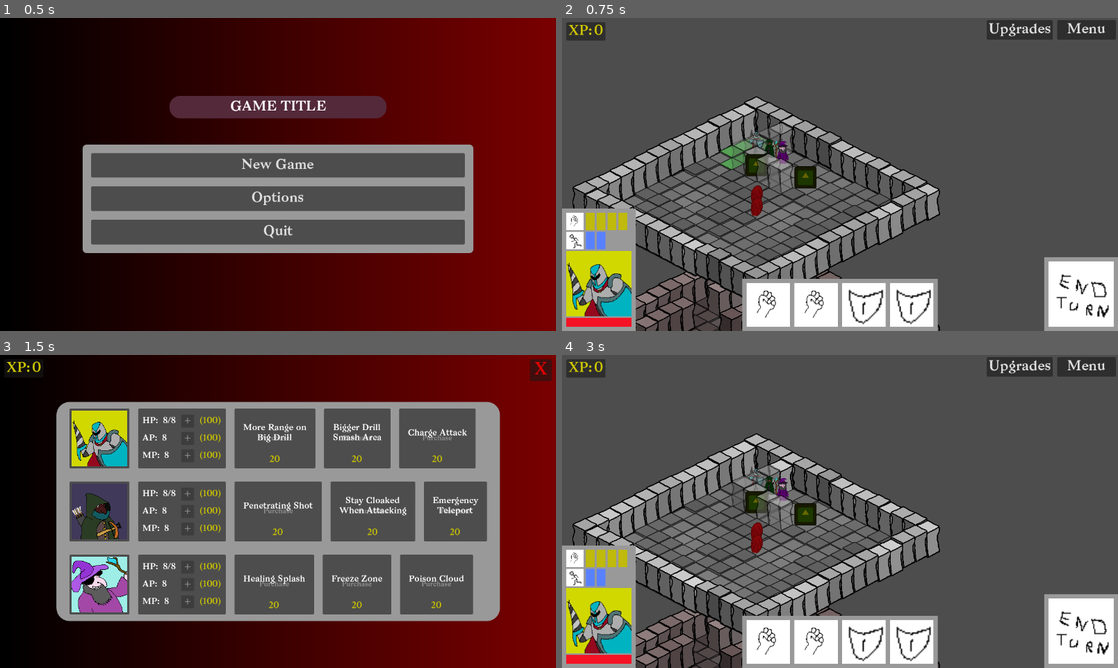
Above: before the commit, frames 1-4 (two rows, left to right).
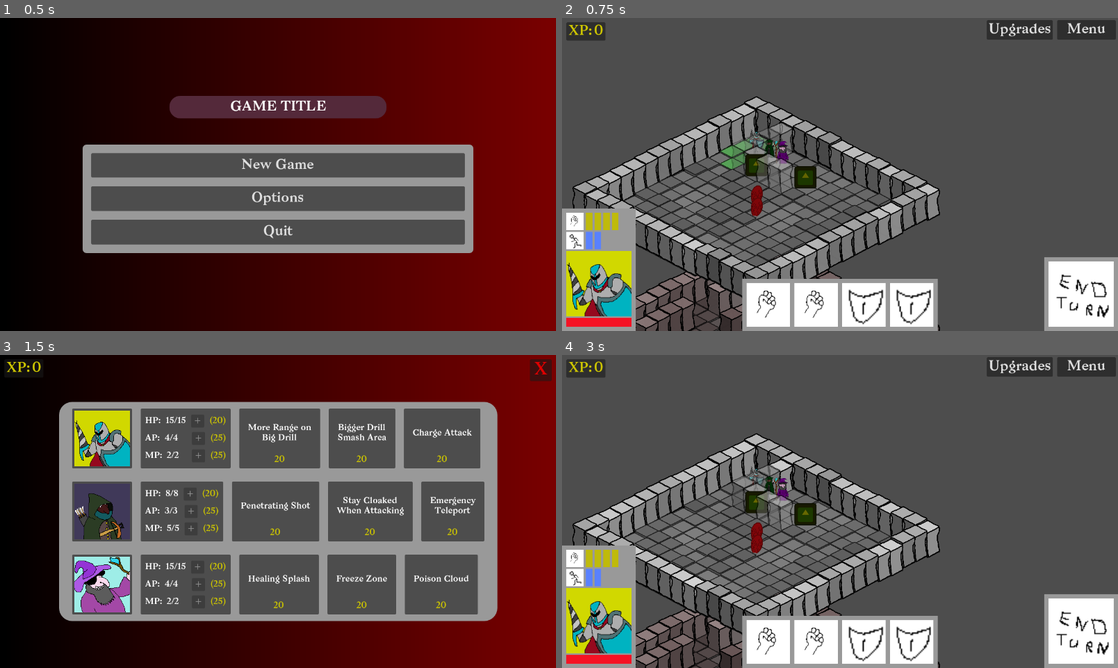
Above: after the commit, the same moments.

Repository: CiaranWoodward/LD57
Game: Godot game, scene res://scenes/main.tscn
Same seed, same stepped clock (60 frames per second), same inputs: the game is played once before the commit and once after it. The engine's default icon, where the game draws it, is replaced by a stand-in: a white triangle on a blue panel in a dark square. Sound files missing from this copy of the repository are replaced by a short silence.
Inputs (mouse positions are in pixels of both pictures, inside the frame that each line leads up to):
- Up to frame 1 (0.5 s): no input
- Up to frame 2 (0.75 s): click "New Game" at 0.5 s
- Up to frame 3 (1.5 s): click "Upgrades" at 1.25 s
- Up to frame 4 (3 s): click "X" at 2 s; click (767, 642) at 2.75 s

Frame 1 is identical in both runs. In frame 2, 0.3% of the frame differs, in the area x 5-12%, y 62-74%; in frame 3, 10%, in the area x 10-90%, y 14-86%; in frame 4, 0.3%.

Commit message:
Integrate upgrade menu and global XP system enhancements
- Added an UpgradeMenu class to manage player upgrades and connect to player entities.
- Updated Global.gd to include a reference to the upgrade menu for better accessibility.
- Refactored player experience handling to utilize the global XP system, ensuring consistent experience tracking across players.
- Enhanced UI elements in the ability panel and stats panel to reflect changes in the global XP system.
- Adjusted various player scripts to connect to the global XP system for experience management and upgrades.

Diff:
--- a/Global.gd
+++ b/Global.gd
@@ -6,6 +6,7 @@
 var debug_mode: bool = true
 var current_level: int = 1
 var hud : HUD = null
+var upgrade_menu : UpgradeMenu = null
 var xp: int = 0  # Global XP counter shared between all players
 
 # Additional tracking variables
--- a/Players/PlayerEntity.gd
+++ b/Players/PlayerEntity.gd
@@ -7,7 +7,6 @@
 @export var movement_points: int = 3
 @export var max_movement_points: int = 3
 @export var abilities: Array = []
-@export var experience: int = 0
 @export var level: int = 1
 
 # Visual properties
@@ -31,6 +30,7 @@
 func _ready():
 	super._ready()
 	configure_player()
+	Global.upgrade_menu.connect_to_entity(self)
 
 # Override to configure class-specific properties in subclasses
 func configure_player():
@@ -137,10 +137,10 @@
 
 # Add experience and handle level up if needed
 func add_experience(amount: int):
-	experience += amount
+	Global.add_xp(amount)
 
 	# Simple leveling formula: level = experience / 100 + 1
-	var new_level = (experience / 100) + 1
+	var new_level = (Global.xp / 100) + 1
 
 	if new_level > level:
 		level = new_level
--- a/Players/ScoutPlayer.gd
+++ b/Players/ScoutPlayer.gd
@@ -138,7 +138,6 @@
 				if is_cloaked:
 					cancel_cloak()
 
-				action_points -= cost
 				return true  # Return true even if we didn't hit anything, as the ability was still used
 
 			print("ScoutPlayer: " + entity_name + " line_shot failed - invalid target")
@@ -154,7 +153,6 @@
 			# Apply cloak effect
 			is_cloaked = true
 			cloak_turns_remaining = 2
-			action_points -= cost
 			print("ScoutPlayer: " + entity_name + " activates cloak for 2 turns")
 
 			# Play poof and hide animation
--- a/Players/WizardPlayer.gd
+++ b/Players/WizardPlayer.gd
@@ -110,15 +110,11 @@
 								apply_fireball_explosion(impact_pos)
 							)
 
-							# Deduct action points
-							action_points -= cost
 							return true
 
 				# Fallback if no projectile spawner - apply the damage directly
 				apply_fireball_explosion(impact_pos)
 
-				# Deduct action points
-				action_points -= cost
 				return true
 
 			print("WizardPlayer: " + entity_name + " fireball failed - invalid target")
--- a/UI/HUD.tscn
+++ b/UI/HUD.tscn
@@ -78,27 +78,42 @@
 expand_mode = 2
 
 [node name="ColorRect6" type="ColorRect" parent="Info/InfoMargin/InfoVBox/ActHBox"]
-custom_minimum_size = Vector2(20, 40)
+custom_minimum_size = Vector2(15, 40)
 layout_mode = 2
 color = Color(0.749751, 0.731299, 0.045859, 1)
 
 [node name="ColorRect7" type="ColorRect" parent="Info/InfoMargin/InfoVBox/ActHBox"]
-custom_minimum_size = Vector2(20, 40)
+custom_minimum_size = Vector2(15, 40)
 layout_mode = 2
 color = Color(0.749751, 0.731299, 0.045859, 1)
 
 [node name="ColorRect8" type="ColorRect" parent="Info/InfoMargin/InfoVBox/ActHBox"]
-custom_minimum_size = Vector2(20, 40)
+custom_minimum_size = Vector2(15, 40)
 layout_mode = 2
 color = Color(0.749751, 0.731299, 0.045859, 1)
 
 [node name="ColorRect9" type="ColorRect" parent="Info/InfoMargin/InfoVBox/ActHBox"]
-custom_minimum_size = Vector2(20, 40)
+custom_minimum_size = Vector2(15, 40)
 layout_mode = 2
 color = Color(0.749751, 0.731299, 0.045859, 1)
 
 [node name="ColorRect10" type="ColorRect" parent="Info/InfoMargin/InfoVBox/ActHBox"]
-custom_minimum_size = Vector2(20, 40)
+custom_minimum_size = Vector2(15, 40)
+layout_mode = 2
+color = Color(0.749751, 0.731299, 0.045859, 1)
+
+[node name="ColorRect11" type="ColorRect" parent="Info/InfoMargin/InfoVBox/ActHBox"]
+custom_minimum_size = Vector2(15, 40)
+layout_mode = 2
+color = Color(0.749751, 0.731299, 0.045859, 1)
+
+[node name="ColorRect12" type="ColorRect" parent="Info/InfoMargin/InfoVBox/ActHBox"]
+custom_minimum_size = Vector2(15, 40)
+layout_mode = 2
+color = Color(0.749751, 0.731299, 0.045859, 1)
+
+[node name="ColorRect13" type="ColorRect" parent="Info/InfoMargin/InfoVBox/ActHBox"]
+custom_minimum_size = Vector2(15, 40)
 layout_mode = 2
 color = Color(0.749751, 0.731299, 0.045859, 1)
 
@@ -113,27 +128,42 @@
 expand_mode = 2
 
 [node name="ColorRect" type="ColorRect" parent="Info/InfoMargin/InfoVBox/MoveHBox"]
-custom_minimum_size = Vector2(20, 40)
+custom_minimum_size = Vector2(15, 40)
 layout_mode = 2
 color = Color(0.348878, 0.504725, 1, 1)
 
 [node name="ColorRect2" type="ColorRect" parent="Info/InfoMargin/InfoVBox/MoveHBox"]
-custom_minimum_size = Vector2(20, 40)
+custom_minimum_size = Vector2(15, 40)
 layout_mode = 2
 color = Color(0.348878, 0.504725, 1, 1)
 
 [node name="ColorRect3" type="ColorRect" parent="Info/InfoMargin/InfoVBox/MoveHBox"]
-custom_minimum_size = Vector2(20, 40)
+custom_minimum_size = Vector2(15, 40)
 layout_mode = 2
 color = Color(0.348878, 0.504725, 1, 1)
 
 [node name="ColorRect4" type="ColorRect" parent="Info/InfoMargin/InfoVBox/MoveHBox"]
-custom_minimum_size = Vector2(20, 40)
+custom_minimum_size = Vector2(15, 40)
 layout_mode = 2
 color = Color(0.348878, 0.504725, 1, 1)
 
 [node name="ColorRect5" type="ColorRect" parent="Info/InfoMargin/InfoVBox/MoveHBox"]
-custom_minimum_size = Vector2(20, 40)
+custom_minimum_size = Vector2(15, 40)
+layout_mode = 2
+color = Color(0.348878, 0.504725, 1, 1)
+
+[node name="ColorRect6" type="ColorRect" parent="Info/InfoMargin/InfoVBox/MoveHBox"]
+custom_minimum_size = Vector2(15, 40)
+layout_mode = 2
+color = Color(0.348878, 0.504725, 1, 1)
+
+[node name="ColorRect7" type="ColorRect" parent="Info/InfoMargin/InfoVBox/MoveHBox"]
+custom_minimum_size = Vector2(15, 40)
+layout_mode = 2
+color = Color(0.348878, 0.504725, 1, 1)
+
+[node name="ColorRect8" type="ColorRect" parent="Info/InfoMargin/InfoVBox/MoveHBox"]
+custom_minimum_size = Vector2(15, 40)
 layout_mode = 2
 color = Color(0.348878, 0.504725, 1, 1)
 
--- a/UI/ability_panel.gd
+++ b/UI/ability_panel.gd
@@ -57,9 +57,7 @@
 func _update_button_state():
 	if is_purchased:
 		$AbilityMargin/Button.disabled = true
-		$AbilityMargin/Button.text = "Purchased"
 		$AbilityMargin/Button.modulate = Color(0.5, 0.7, 0.5)  # Gray out the button
 	else:
 		$AbilityMargin/Button.disabled = Global.xp < ability_cost
-		$AbilityMargin/Button.text = "Purchase"
 		$AbilityMargin/Button.modulate = Color(1, 1, 1)  # Reset to normal color
--- a/UI/ability_panel.tscn
+++ b/UI/ability_panel.tscn
@@ -15,6 +15,7 @@
 
 [node name="Button" type="Button" parent="AbilityMargin"]
 layout_mode = 2
+tooltip_text = "Placeholder"
 flat = true
 
 [node name="AbilityVBox" type="VBoxContainer" parent="AbilityMargin"]
@@ -27,8 +28,7 @@
 size_flags_vertical = 6
 mouse_filter = 1
 theme_override_font_sizes/font_size = 20
-text = "Further
-Big Drill Range"
+text = "Placeholder"
 horizontal_alignment = 1
 
 [node name="Cost" type="Label" parent="AbilityMargin/AbilityVBox"]
@@ -36,5 +36,5 @@
 mouse_filter = 1
 theme_override_colors/font_color = Color(0.807843, 0.776471, 0, 1)
 theme_override_font_sizes/font_size = 20
-text = "100"
+text = "0"
 horizontal_alignment = 1
--- a/UI/hud.gd
+++ b/UI/hud.gd
@@ -885,10 +885,11 @@
 
 # Update the XP counter with the current value
 func update_xp_counter(xp_value: int):
-	# Find the XP scene in the main scene
+	# We don't need to set the XP value again since we're already using Global.xp
+	# But we should make sure the XP display is updated
 	var xp_scene = get_node("/root").find_child("XP", true, false)
 	if xp_scene:
-		xp_scene.add_xp(xp_value - xp_scene.get_xp())
+		xp_scene.update_xp()
 		print("HUD: Updated XP counter to " + str(xp_value))
 	else:
 		print("HUD: Could not find XP scene to update")
--- a/UI/menu_upgrade.gd
+++ b/UI/menu_upgrade.gd
@@ -1,6 +1,25 @@
 extends CanvasLayer
+class_name UpgradeMenu
 
 signal upgrade_exit
 
+@onready var heavy_upgrade: Node = $UpgradeMargin/UpgradePanel/UpgradeHBoxMargin/UpgradeVBox/Heavy
+@onready var scout_upgrade: Node = $UpgradeMargin/UpgradePanel/UpgradeHBoxMargin/UpgradeVBox/Scout
+@onready var wizard_upgrade: Node = $UpgradeMargin/UpgradePanel/UpgradeHBoxMargin/UpgradeVBox/Wizard
+
+func _ready() -> void:
+	Global.upgrade_menu = self
+
 func _on_exit_button_pressed() -> void:
 	upgrade_exit.emit()
+
+func _bind_player(player: PlayerEntity, upgrader: Node) -> void:
+	upgrader.get_node("StatsPanel").connect_to_entity(player)
+
+func connect_to_entity(entity: PlayerEntity) -> void:
+	if entity is HeavyPlayer:
+		_bind_player(entity, heavy_upgrade)
+	elif entity is ScoutPlayer:
+		_bind_player(entity, scout_upgrade)
+	elif entity is WizardPlayer:
+		_bind_player(entity, wizard_upgrade)
--- a/UI/menu_upgrade.tscn
+++ b/UI/menu_upgrade.tscn
@@ -46,14 +46,14 @@
 layout_mode = 2
 theme_override_constants/separation = 30
 
-[node name="CharHBox" type="HBoxContainer" parent="UpgradeMargin/UpgradePanel/UpgradeHBoxMargin/UpgradeVBox"]
+[node name="Heavy" type="HBoxContainer" parent="UpgradeMargin/UpgradePanel/UpgradeHBoxMargin/UpgradeVBox"]
 layout_mode = 2
 theme_override_constants/separation = 20
 
-[node name="PortraitPanel" type="PanelContainer" parent="UpgradeMargin/UpgradePanel/UpgradeHBoxMargin/UpgradeVBox/CharHBox"]
-layout_mode = 2
-
-[node name="PortraitMargin" type="MarginContainer" parent="UpgradeMargin/UpgradePanel/UpgradeHBoxMargin/UpgradeVBox/CharHBox/PortraitPanel"]
+[node name="PortraitPanel" type="PanelContainer" parent="UpgradeMargin/UpgradePanel/UpgradeHBoxMargin/UpgradeVBox/Heavy"]
+layout_mode = 2
+
+[node name="PortraitMargin" type="MarginContainer" parent="UpgradeMargin/UpgradePanel/UpgradeHBoxMargin/UpgradeVBox/Heavy/PortraitPanel"]
 custom_minimum_size = Vector2(128, 0)
 layout_mode = 2
 theme_override_constants/margin_left = 5
@@ -61,16 +61,16 @@
 theme_override_constants/margin_right = 5
 theme_override_constants/margin_bottom = 5
 
-[node name="Portrait" type="TextureRect" parent="UpgradeMargin/UpgradePanel/UpgradeHBoxMargin/UpgradeVBox/CharHBox/PortraitPanel/PortraitMargin"]
+[node name="Portrait" type="TextureRect" parent="UpgradeMargin/UpgradePanel/UpgradeHBoxMargin/UpgradeVBox/Heavy/PortraitPanel/PortraitMargin"]
 custom_minimum_size = Vector2(128, 128)
 layout_mode = 2
 texture = ExtResource("2_2tc4k")
 expand_mode = 2
 
-[node name="StatsPanel" parent="UpgradeMargin/UpgradePanel/UpgradeHBoxMargin/UpgradeVBox/CharHBox" instance=ExtResource("3_60wun")]
-layout_mode = 2
-
-[node name="AbilityPanel0" parent="UpgradeMargin/UpgradePanel/UpgradeHBoxMargin/UpgradeVBox/CharHBox" instance=ExtResource("4_ryhlo")]
+[node name="StatsPanel" parent="UpgradeMargin/UpgradePanel/UpgradeHBoxMargin/UpgradeVBox/Heavy" instance=ExtResource("3_60wun")]
+layout_mode = 2
+
+[node name="AbilityPanel0" parent="UpgradeMargin/UpgradePanel/UpgradeHBoxMargin/UpgradeVBox/Heavy" instance=ExtResource("4_ryhlo")]
 layout_mode = 2
 ability_text = "More Range on
 Big Drill"
@@ -81,7 +81,7 @@
 away will also be brought
 down to the next level."
 
-[node name="AbilityPanel1" parent="UpgradeMargin/UpgradePanel/UpgradeHBoxMargin/UpgradeVBox/CharHBox" instance=ExtResource("4_ryhlo")]
+[node name="AbilityPanel1" parent="UpgradeMargin/UpgradePanel/UpgradeHBoxMargin/UpgradeVBox/Heavy" instance=ExtResource("4_ryhlo")]
 layout_mode = 2
 ability_text = "Bigger Drill
 Smash Area"
@@ -92,21 +92,21 @@
 away will also be brought
 down to the next level."
 
-[node name="AbilityPanel2" parent="UpgradeMargin/UpgradePanel/UpgradeHBoxMargin/UpgradeVBox/CharHBox" instance=ExtResource("4_ryhlo")]
+[node name="AbilityPanel2" parent="UpgradeMargin/UpgradePanel/UpgradeHBoxMargin/UpgradeVBox/Heavy" instance=ExtResource("4_ryhlo")]
 layout_mode = 2
 ability_text = "Charge Attack"
 ability_name = "charge_attack"
 ability_cost = 20
 ability_tooltip = "Charge in a straight line towards an enemy and knock them back."
 
-[node name="CharHBox2" type="HBoxContainer" parent="UpgradeMargin/UpgradePanel/UpgradeHBoxMargin/UpgradeVBox"]
+[node name="Scout" type="HBoxContainer" parent="UpgradeMargin/UpgradePanel/UpgradeHBoxMargin/UpgradeVBox"]
 layout_mode = 2
 theme_override_constants/separation = 20
 
-[node name="PortraitPanel" type="PanelContainer" parent="UpgradeMargin/UpgradePanel/UpgradeHBoxMargin/UpgradeVBox/CharHBox2"]
-layout_mode = 2
-
-[node name="PortraitMargin" type="MarginContainer" parent="UpgradeMargin/UpgradePanel/UpgradeHBoxMargin/UpgradeVBox/CharHBox2/PortraitPanel"]
+[node name="PortraitPanel" type="PanelContainer" parent="UpgradeMargin/UpgradePanel/UpgradeHBoxMargin/UpgradeVBox/Scout"]
+layout_mode = 2
+
+[node name="PortraitMargin" type="MarginContainer" parent="UpgradeMargin/UpgradePanel/UpgradeHBoxMargin/UpgradeVBox/Scout/PortraitPanel"]
 custom_minimum_size = Vector2(128, 0)
 layout_mode = 2
 theme_override_constants/margin_left = 5
@@ -114,16 +114,16 @@
 theme_override_constants/margin_right = 5
 theme_override_constants/margin_bottom = 5
 
-[node name="Portrait" type="TextureRect" parent="UpgradeMargin/UpgradePanel/UpgradeHBoxMargin/UpgradeVBox/CharHBox2/PortraitPanel/PortraitMargin"]
+[node name="Portrait" type="TextureRect" parent="UpgradeMargin/UpgradePanel/UpgradeHBoxMargin/UpgradeVBox/Scout/PortraitPanel/PortraitMargin"]
 custom_minimum_size = Vector2(128, 128)
 layout_mode = 2
 texture = ExtResource("3_yruxc")
 expand_mode = 2
 
-[node name="StatsPanel" parent="UpgradeMargin/UpgradePanel/UpgradeHBoxMargin/UpgradeVBox/CharHBox2" instance=ExtResource("3_60wun")]
-layout_mode = 2
-
-[node name="AbilityPanel3" parent="UpgradeMargin/UpgradePanel/UpgradeHBoxMargin/UpgradeVBox/CharHBox2" instance=ExtResource("4_ryhlo")]
+[node name="StatsPanel" parent="UpgradeMargin/UpgradePanel/UpgradeHBoxMargin/UpgradeVBox/Scout" instance=ExtResource("3_60wun")]
+layout_mode = 2
+
+[node name="AbilityPanel3" parent="UpgradeMargin/UpgradePanel/UpgradeHBoxMargin/UpgradeVBox/Scout" instance=ExtResource("4_ryhlo")]
 layout_mode = 2
 ability_text = "Penetrating Shot"
 ability_name = "penetrating_quick_shot"
@@ -131,7 +131,7 @@
 ability_tooltip = "The quick shot ability
 will now penetrate through enemies."
 
-[node name="AbilityPanel4" parent="UpgradeMargin/UpgradePanel/UpgradeHBoxMargin/UpgradeVBox/CharHBox2" instance=ExtResource("4_ryhlo")]
+[node name="AbilityPanel4" parent="UpgradeMargin/UpgradePanel/UpgradeHBoxMargin/UpgradeVBox/Scout" instance=ExtResource("4_ryhlo")]
 layout_mode = 2
 ability_text = "Stay Cloaked
 When Attacking"
@@ -139,7 +139,7 @@
 ability_cost = 20
 ability_tooltip = "The cloak ability will not be broken when attacking."
 
-[node name="AbilityPanel5" parent="UpgradeMargin/UpgradePanel/UpgradeHBoxMargin/UpgradeVBox/CharHBox2" instance=ExtResource("4_ryhlo")]
+[node name="AbilityPanel5" parent="UpgradeMargin/UpgradePanel/UpgradeHBoxMargin/UpgradeVBox/Scout" instance=ExtResource("4_ryhlo")]
 layout_mode = 2
 ability_text = "Emergency
 Teleport"
@@ -147,14 +147,14 @@
 ability_cost = 20
 ability_tooltip = "Teleport to a random other location on the map to evade danger (hopefully)."
 
-[node name="CharHBox3" type="HBoxContainer" parent="UpgradeMargin/UpgradePanel/UpgradeHBoxMargin/UpgradeVBox"]
+[node name="Wizard" type="HBoxContainer" parent="UpgradeMargin/UpgradePanel/UpgradeHBoxMargin/UpgradeVBox"]
 layout_mode = 2
 theme_override_constants/separation = 20
 
-[node name="PortraitPanel" type="PanelContainer" parent="UpgradeMargin/UpgradePanel/UpgradeHBoxMargin/UpgradeVBox/CharHBox3"]
-layout_mode = 2
-
-[node name="PortraitMargin" type="MarginContainer" parent="UpgradeMargin/UpgradePanel/UpgradeHBoxMargin/UpgradeVBox/CharHBox3/PortraitPanel"]
+[node name="PortraitPanel" type="PanelContainer" parent="UpgradeMargin/UpgradePanel/UpgradeHBoxMargin/UpgradeVBox/Wizard"]
+layout_mode = 2
+
+[node name="PortraitMargin" type="MarginContainer" parent="UpgradeMargin/UpgradePanel/UpgradeHBoxMargin/UpgradeVBox/Wizard/PortraitPanel"]
 custom_minimum_size = Vector2(128, 0)
 layout_mode = 2
 theme_override_constants/margin_left = 5
@@ -162,30 +162,30 @@
 theme_override_constants/margin_right = 5
 theme_override_constants/margin_bottom = 5
 
-[node name="Portrait" type="TextureRect" parent="UpgradeMargin/UpgradePanel/UpgradeHBoxMargin/UpgradeVBox/CharHBox3/PortraitPanel/PortraitMargin"]
+[node name="Portrait" type="TextureRect" parent="UpgradeMargin/UpgradePanel/UpgradeHBoxMargin/UpgradeVBox/Wizard/PortraitPanel/PortraitMargin"]
 custom_minimum_size = Vector2(128, 128)
 layout_mode = 2
 texture = ExtResource("4_60wun")
 expand_mode = 2
 
-[node name="StatsPanel" parent="UpgradeMargin/UpgradePanel/UpgradeHBoxMargin/UpgradeVBox/CharHBox3" instance=ExtResource("3_60wun")]
-layout_mode = 2
-
-[node name="AbilityPanel3" parent="UpgradeMargin/UpgradePanel/UpgradeHBoxMargin/UpgradeVBox/CharHBox3" instance=ExtResource("4_ryhlo")]
+[node name="StatsPanel" parent="UpgradeMargin/UpgradePanel/UpgradeHBoxMargin/UpgradeVBox/Wizard" instance=ExtResource("3_60wun")]
+layout_mode = 2
+
+[node name="AbilityPanel3" parent="UpgradeMargin/UpgradePanel/UpgradeHBoxMargin/UpgradeVBox/Wizard" instance=ExtResource("4_ryhlo")]
 layout_mode = 2
 ability_text = "Healing Splash"
 ability_name = "healing_aoe"
 ability_cost = 20
 ability_tooltip = "Area-of-effect minor healing"
 
-[node name="AbilityPanel4" parent="UpgradeMargin/UpgradePanel/UpgradeHBoxMargin/UpgradeVBox/CharHBox3" instance=ExtResource("4_ryhlo")]
+[node name="AbilityPanel4" parent="UpgradeMargin/UpgradePanel/UpgradeHBoxMargin/UpgradeVBox/Wizard" instance=ExtResource("4_ryhlo")]
 layout_mode = 2
 ability_text = "Freeze Zone"
 ability_name = "freeze_aoe"
 ability_cost = 20
 ability_tooltip = "Area-of-effect freeze spell"
 
-[node name="AbilityPanel5" parent="UpgradeMargin/UpgradePanel/UpgradeHBoxMargin/UpgradeVBox/CharHBox3" instance=ExtResource("4_ryhlo")]
+[node name="AbilityPanel5" parent="UpgradeMargin/UpgradePanel/UpgradeHBoxMargin/UpgradeVBox/Wizard" instance=ExtResource("4_ryhlo")]
 layout_mode = 2
 ability_text = "Poison Cloud"
 ability_name = "poison_aoe"
--- a/UI/stats_panel.gd
+++ b/UI/stats_panel.gd
@@ -4,6 +4,9 @@
 
 # Constants for stat types
 enum StatType { HP, AP, MP }
+
+# Maximum stat values
+const MAX_AP_MP: int = 8
 
 # Connected entity
 var connected_entity: PlayerEntity = null
@@ -39,6 +42,9 @@
 	hp_upgrade_button.pressed.connect(_on_hp_upgrade_pressed)
 	ap_upgrade_button.pressed.connect(_on_ap_upgrade_pressed)
 	mp_upgrade_button.pressed.connect(_on_mp_upgrade_pressed)
+
+	# Connect to Global XP changes
+	Global.xp_changed.connect(_on_global_xp_changed)
 
 	# Initially disable buttons until entity is connected
 	_update_button_states()
@@ -104,39 +110,42 @@
 		if connected_entity.current_health < connected_entity.max_health:
 			# Just heal if not at max health
 			var heal_cost = hp_upgrade_cost / 2
-			connected_entity.experience -= heal_cost
+			Global.add_xp(-heal_cost)
 			connected_entity.heal_damage(connected_entity.max_health)
 		else:
 			# Upgrade max health
-			connected_entity.experience -= get_upgrade_cost(StatType.HP)
+			Global.add_xp(-get_upgrade_cost(StatType.HP))
 			connected_entity.max_health += 2
 			connected_entity.heal_damage(2) # Also heal by the amount increased
 			hp_upgrades += 1
 
 		_update_cost_labels()
 		_update_button_states()
+		_update_hp_display()
 		emit_signal("stat_upgraded", StatType.HP)
 
 func _on_ap_upgrade_pressed():
 	if connected_entity and can_afford_upgrade(StatType.AP):
-		connected_entity.experience -= get_upgrade_cost(StatType.AP)
+		Global.add_xp(-get_upgrade_cost(StatType.AP))
 		connected_entity.max_action_points += 1
 		connected_entity.action_points += 1
 		ap_upgrades += 1
 
 		_update_cost_labels()
 		_update_button_states()
+		_update_ap_display()
 		emit_signal("stat_upgraded", StatType.AP)
 
 func _on_mp_upgrade_pressed():
 	if connected_entity and can_afford_upgrade(StatType.MP):
-		connected_entity.experience -= get_upgrade_cost(StatType.MP)
+		Global.add_xp(-get_upgrade_cost(StatType.MP))
 		connected_entity.max_movement_points += 1
 		connected_entity.movement_points += 1
 		mp_upgrades += 1
 
 		_update_cost_labels()
 		_update_button_states()
+		_update_mp_display()
 		emit_signal("stat_upgraded", StatType.MP)
 
 # Update UI displays
@@ -183,7 +192,13 @@
 	if not connected_entity:
 		return false
 
-	return connected_entity.experience >= get_upgrade_cost(stat_type)
+	# Check max limits for AP and MP
+	if stat_type == StatType.AP and connected_entity.max_action_points >= MAX_AP_MP:
+		return false
+	if stat_type == StatType.MP and connected_entity.max_movement_points >= MAX_AP_MP:
+		return false
+
+	return Global.xp >= get_upgrade_cost(stat_type)
 
 # Update button enabled/disabled states based on affordability
 func _update_button_states():
@@ -195,3 +210,7 @@
 		hp_upgrade_button.disabled = true
 		ap_upgrade_button.disabled = true
 		mp_upgrade_button.disabled = true
+
+# Handle Global XP changes
+func _on_global_xp_changed(_new_xp: int):
+	_update_button_states()
--- a/UI/xp.gd
+++ b/UI/xp.gd
@@ -1,38 +1,41 @@
 extends CanvasLayer
 
-var current_xp : int = 0
-var total_xp : int = 0
+# Returns current XP
+func get_xp() -> int:
+	return Global.xp
 
-#Returns current XP
-func get_xp() -> int :
-	return current_xp
+# Returns total XP earned (including spent XP)
+func get_total_xp() -> int:
+	return Global.total_xp_acquired
 
+# Update the XP display
+func update_xp() -> void:
+	$XPMargin/XPPanel/XPLabelMargin/XPHBox/XPValLabel.text = str(Global.xp)
 
-func get_total_xp() -> int :
-	return total_xp
+# Adds to XP (negative numbers allowed). Returns 0 on success, 1 if unaffordable
+func add_xp(amount) -> int:
+	# Use Global's add_xp functionality
+	if amount < 0 && Global.xp + amount < 0:
+		# Can't afford it
+		return 1
 
+	# Add the XP through Global
+	Global.add_xp(amount)
 
-func update_xp() -> void :
-	$XPMargin/XPPanel/XPLabelMargin/XPHBox/XPValLabel.text = str(current_xp)
+	# No need to update UI here as Global's signal will trigger updates
+	return 0
 
+# Reset XP counters
+func reset_xp() -> void:
+	Global.reset_stats()
 
-#Adds to current XP (negative numbers allowed). Returns 0 on success, 1 if unaffordable
-func add_xp(amount) -> int :
+func _ready():
+	# Connect to Global's XP changed signal to update the display
+	Global.xp_changed.connect(_on_global_xp_changed)
 
-	#Add all earned XP to total:
-	if (amount > 0) :
-		total_xp += amount
+	# Initial update
+	update_xp()
 
-	#No change if trying to spend more than balance:
-	if (current_xp + amount <0) :
-		return 1
-	else :
-		current_xp += amount
-		update_xp()
-		return 0
-
-
-func reset_xp() -> void :
-	current_xp = 0
-	total_xp = 0
+# Handler for Global XP changes
+func _on_global_xp_changed(_new_xp: int):
 	update_xp()
--- a/scenes/main.gd
+++ b/scenes/main.gd
@@ -251,7 +251,7 @@
 
 
 func _on_menu_debug_dbg_add_xp(value: Variant) -> void:
-	$XP.add_xp(100)
+	Global.add_xp(100)
 
 func _on_menu_debug_dbg_win() -> void:
 	gameover(1)
Not shown: 1 places in scenes/main.tscn that only renumber resources
